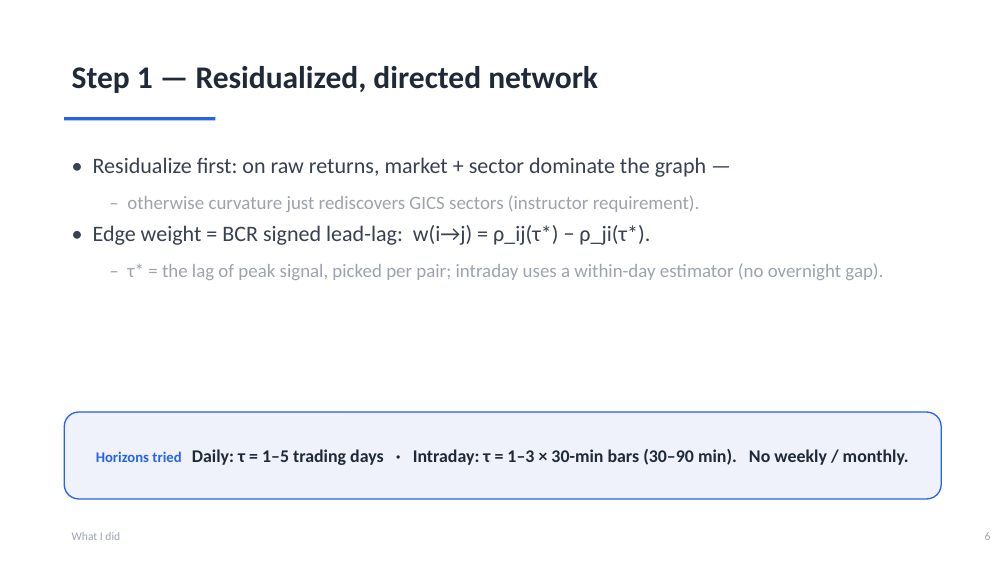
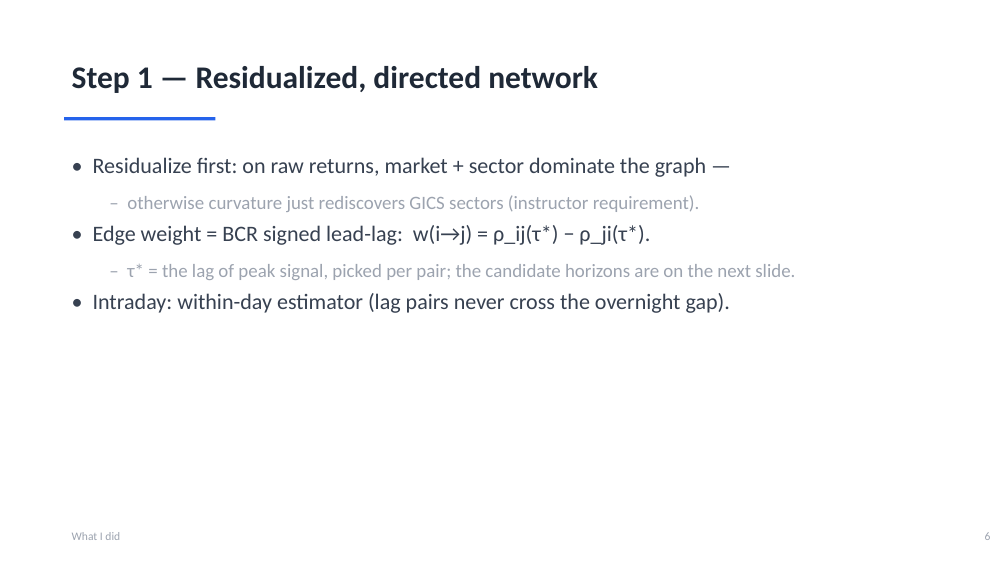
Before and after one commit to ivan-sit/Curvature-Lead-Lag-Model, a slide deck: slide 7 of slides/Ricci_Curvature_LeadLag.pptx. Drawn at 1008x567 pixels with LibreOffice and Linux fonts; fonts in the diff are those of the drawing. Boxes give left, top, right and bottom in pixels: in the first picture for what was removed or moved away, otherwise in the second. Text is boxed around its words. In the diff, an @@ line names an element or a change of style, - is before the commit and + after.

```diff
--- a/slides/Ricci_Curvature_LeadLag.pptx
+++ b/slides/Ricci_Curvature_LeadLag.pptx
@@ text at [93, 264, 795, 313]: text changed @@
-  – τ* = the lag of peak signal, picked per pair; intraday uses a within-day estimator (no overnight gap).
+  – τ* = the lag of peak signal, picked per pair; the candidate horizons are on the next slide.
+• Intraday: within-day estimator (lag pairs never cross the overnight gap).
@@ rounded rectangle removed at [64, 412, 941, 499] @@
-Horizons tried Daily: τ = 1–5 trading days · Intraday: τ = 1–3 × 30-min bars (30–90 min). No weekly / monthly.
```
Also in this commit, not shown: 5 other slides changed, 1 slide added, 1 other file.
